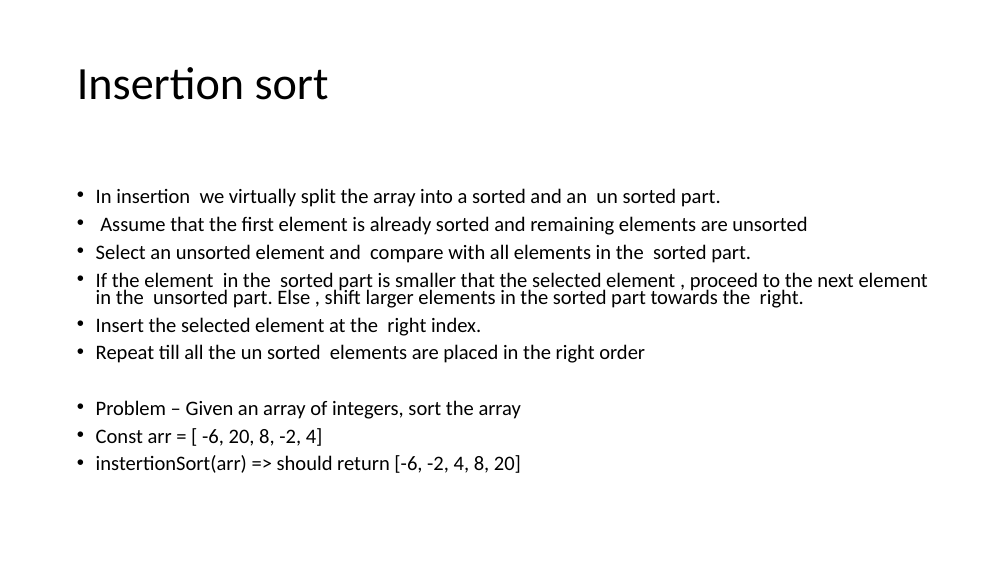
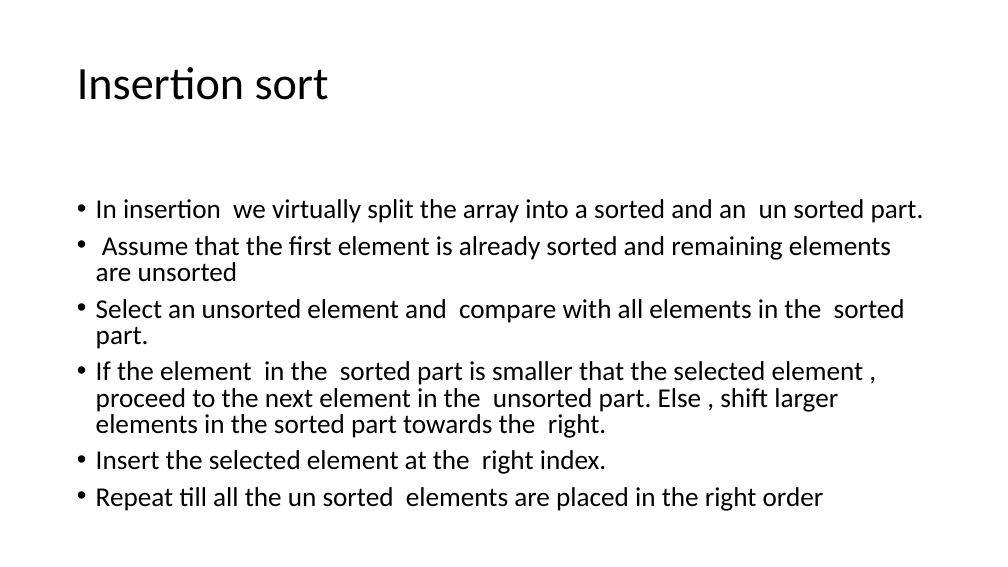
Before and after one commit to divyaparyani67/DSA, a slide deck: slide 6 of sorting.pptx (slide 5 before the commit). Drawn at 1008x567 pixels with LibreOffice and Linux fonts; fonts in the diff are those of the drawing. Boxes give left, top, right and bottom in pixels: in the first picture for what was removed or moved away, otherwise in the second. Text is boxed around its words. In the diff, an @@ line names an element or a change of style, - is before the commit and + after.

```diff
--- a/sorting.pptx
+++ b/sorting.pptx
@@ text "In insertion we virtually split ..." at <box>96,199,924,511</box>: size 19.6 to 25.9 pt; line spacing 0.7 to 0.8 @@
@@ text at <box>96,400,521,473</box>: paragraphs removed @@
-• Problem – Given an array of integers, sort the array
-• Const arr = [ -6, 20, 8, -2, 4]
-• instertionSort(arr) => should return [-6, -2, 4, 8, 20]
```
Also in this commit, not shown: 1 other slide changed, 3 slides added, 1 other file.
